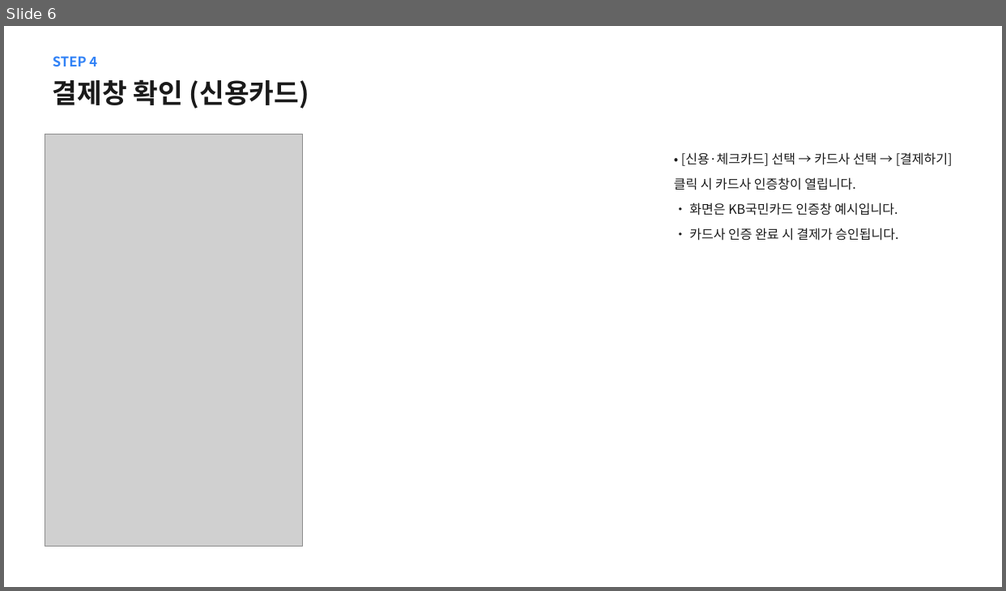
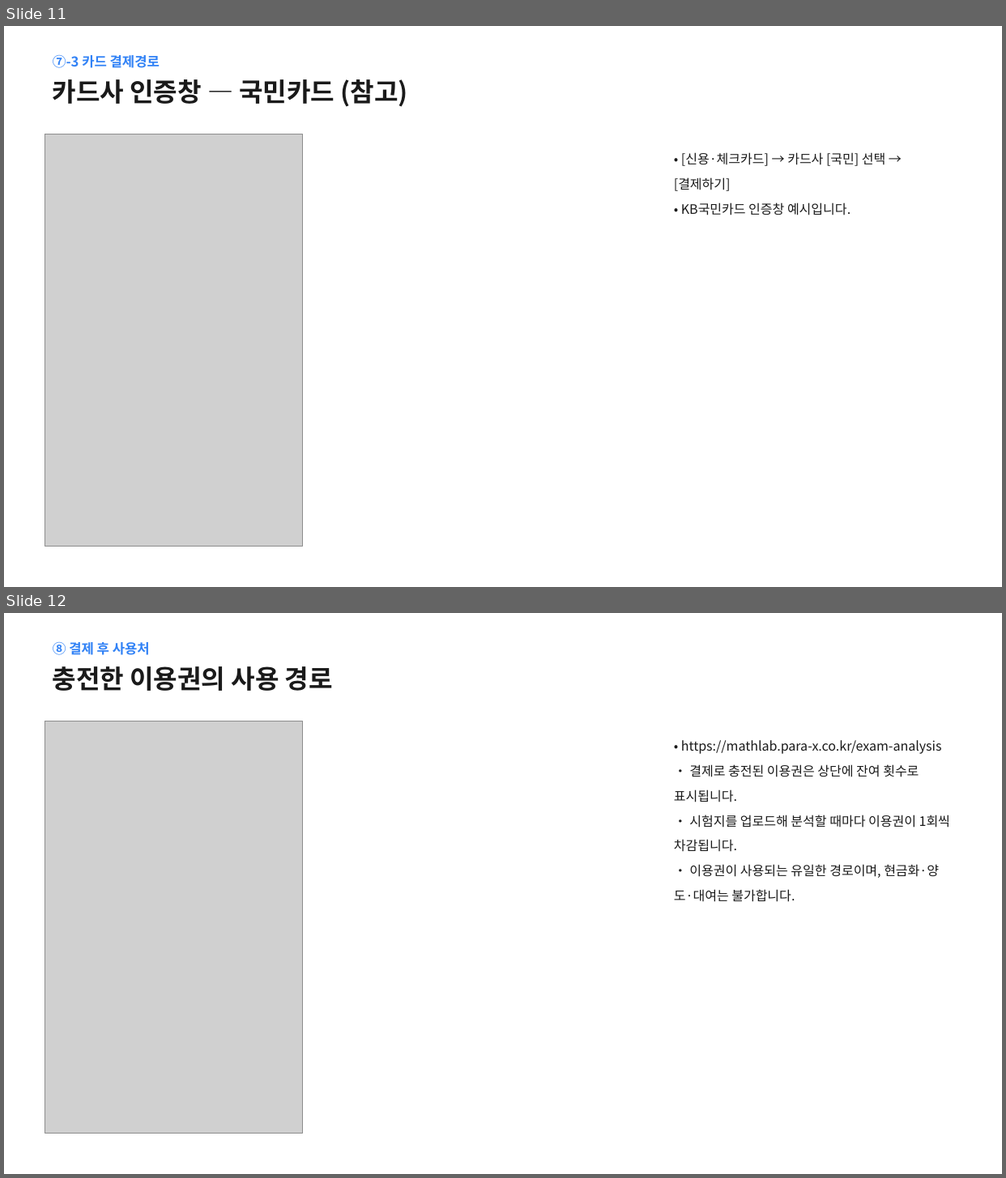
Before and after one commit to BIGSHOL/mathlab, a slide deck: docs/토스페이먼츠_결제경로_파라엑스.pptx. Shown one above the other, each under a label of ours: slide 6 before the commit, slides 11 and 12 after it. The pictures are 1006x591 and 1006x1178 pixels, drawn with LibreOffice and Linux fonts; fonts in the diff are those of the drawing; grey boxes stand for pictures. Boxes give left, top, right and bottom in pixels: in the first picture for what was removed or moved away, otherwise in the second. Text is boxed around its words. In the diff, an @@ line names an element or a change of style, - is before the commit and + after.

```diff
--- a/docs/토스페이먼츠_결제경로_파라엑스.pptx
+++ b/docs/토스페이먼츠_결제경로_파라엑스.pptx
@@ slide 12 added at <box>4,613,1002,1174</box>, background #FFFFFF @@
@@ text added at <box>53,642,150,655</box>, 13 pt, text #3182F6, bold @@
+⑧ 결제 후 사용처
@@ text added at <box>53,666,333,691</box>, 25 pt, text #1A1A1A, bold @@
+충전한 이용권의 사용 경로
@@ picture added at <box>45,722,303,1133</box> @@
@@ text added at <box>674,740,950,902</box>, 12.5 pt, text #1A1A1A @@
+• https://mathlab.para-x.co.kr/exam-analysis
+• 결제로 충전된 이용권은 상단에 잔여 횟수로 표시됩니다.
+• 시험지를 업로드해 분석할 때마다 이용권이 1회씩 차감됩니다.
+• 이용권이 사용되는 유일한 경로이며, 현금화·양도·대여는 불가합니다.
@@ what was slide 6 is now slide 11 @@
@@ slide 11 changed as well @@
@@ text at <box>53,55,160,68</box>: text changed @@
-STEP 4
+⑦-3 카드 결제경로
@@ text at <box>53,79,408,107</box>: text changed; size 26 to 25 pt @@
-결제창 확인 (신용카드)
+카드사 인증창 — 국민카드 (참고)
@@ text at <box>674,152,885,216</box>: text changed @@
-• [신용·체크카드] 선택 → 카드사 선택 → [결제하기] 클릭 시 카드사 인증창이 열립니다.
-• 화면은 KB국민카드 인증창 예시입니다.
-• 카드사 인증 완료 시 결제가 승인됩니다.
+• [신용·체크카드] → 카드사 [국민] 선택 → [결제하기]
+• KB국민카드 인증창 예시입니다.
```
Also in this commit, not shown: 7 other slides changed, 5 other slides added, 1 other file.
